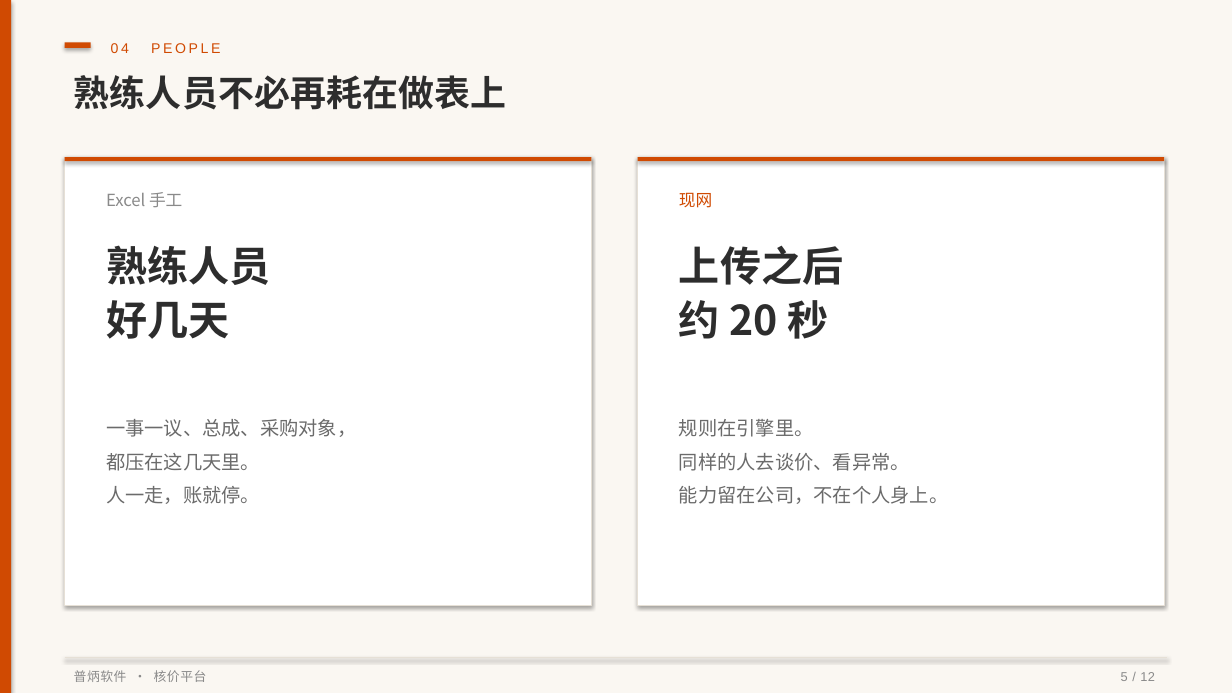
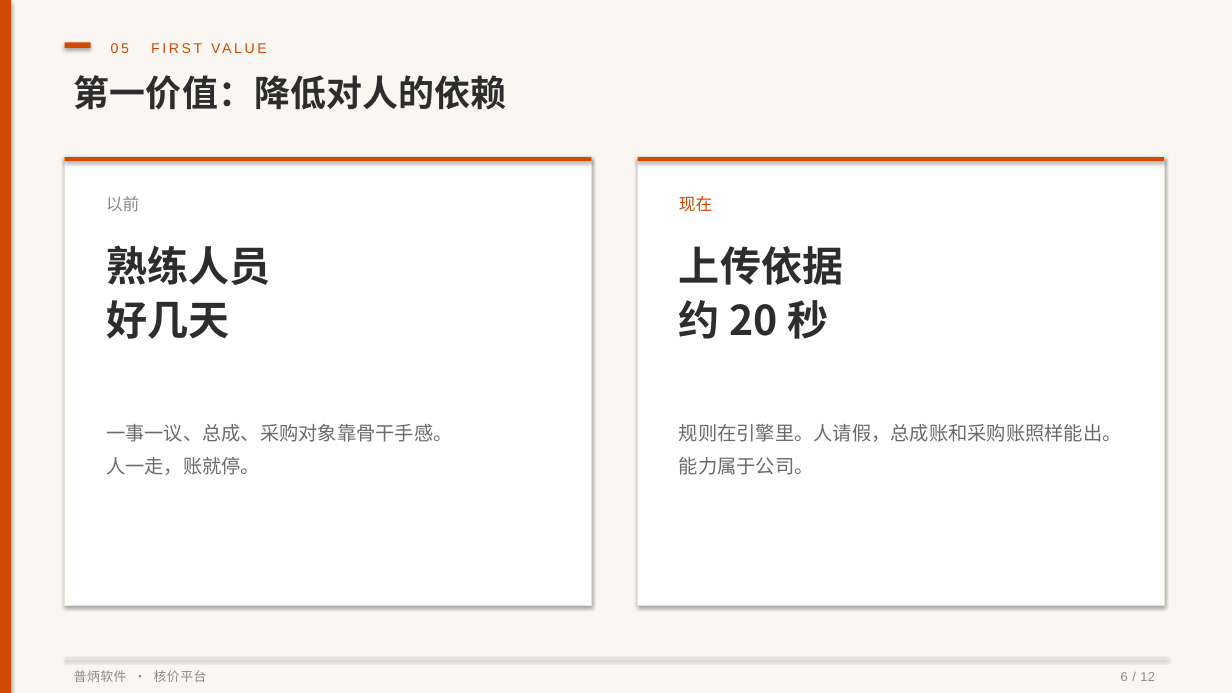
Before and after one commit to pulinzhang/structure-costing-platform, a slide deck: slide 6 of docs/结构件自动核价平台-产品介绍.pptx (slide 5 before the commit). Drawn at 1232x693 pixels with LibreOffice and Linux fonts; fonts in the diff are those of the drawing. Boxes give left, top, right and bottom in pixels: in the first picture for what was removed or moved away, otherwise in the second. Text is boxed around its words. In the diff, an @@ line names an element or a change of style, - is before the commit and + after.

```diff
--- a/docs/结构件自动核价平台-产品介绍.pptx
+++ b/docs/结构件自动核价平台-产品介绍.pptx
@@ text at [111, 43, 129, 53]: text changed @@
-04 PEOPLE
+05 FIRST VALUE
@@ text at [74, 75, 507, 110]: text changed @@
-熟练人员不必再耗在做表上
+第一价值：降低对人的依赖
@@ text at [106, 196, 139, 211]: text changed @@
-Excel 手工
+以前
@@ text at [679, 196, 712, 212]: text changed @@
-现网
+现在
@@ text at [679, 246, 843, 285]: text changed @@
-上传之后
+上传依据
@@ text at [106, 424, 452, 442]: text changed @@
-一事一议、总成、采购对象，
-都压在这几天里。
+一事一议、总成、采购对象靠骨干手感。
@@ text at [679, 424, 1122, 475]: text changed @@
-规则在引擎里。
-同样的人去谈价、看异常。
-能力留在公司，不在个人身上。
+规则在引擎里。人请假，总成账和采购账照样能出。
+能力属于公司。
```
Also in this commit, not shown: 5 other slides changed, 6 slides added, 6 slides removed, 1 other file.
